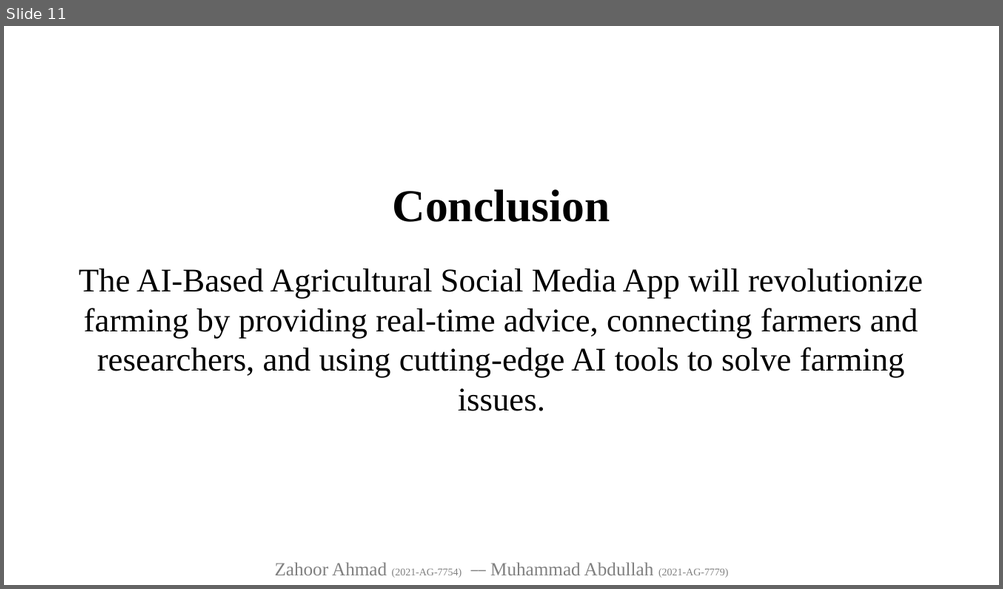
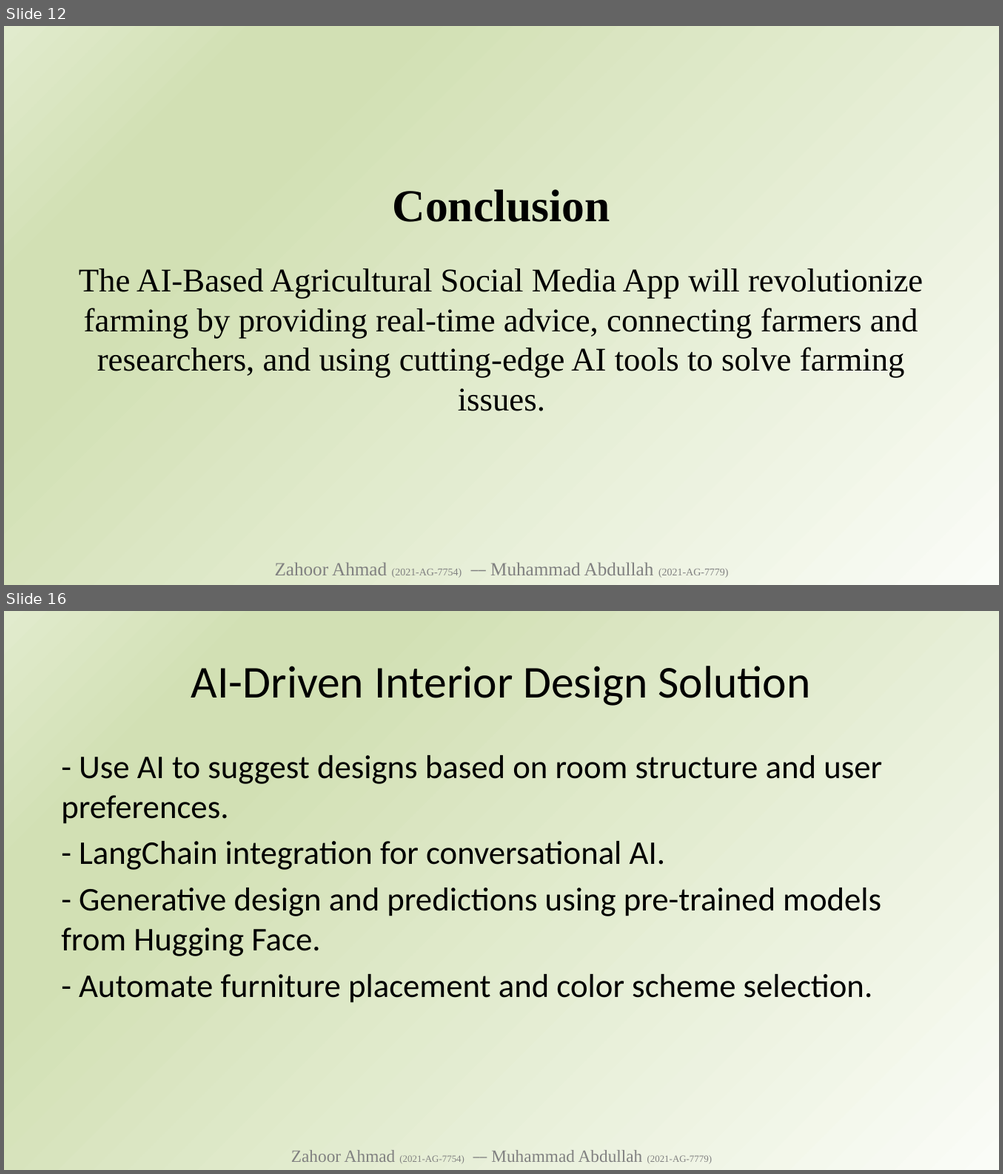
Before and after one commit to zahooronly/FYP, a slide deck: FYP AI Based Agricultural Social Media App Zahoor - Abdullah.pptx. Shown one above the other, each under a label of ours: slide 11 before the commit, slides 12 and 16 after it; the slides between them are not shown. The pictures are 1003x589 and 1003x1174 pixels, drawn with LibreOffice and Linux fonts; fonts in the diff are those of the drawing. Boxes give left, top, right and bottom in pixels: in the first picture for what was removed or moved away, otherwise in the second. Text is boxed around its words. In the diff, an @@ line names an element or a change of style, - is before the commit and + after.

```diff
--- a/FYP AI Based Agricultural Social Media App Zahoor - Abdullah.pptx
+++ b/FYP AI Based Agricultural Social Media App Zahoor - Abdullah.pptx
@@ slide 16 added at (4, 611, 999, 1170), background gradient #FAFCF7 to #D2E0B4 to #E1EBCD @@
@@ title added at (191, 666, 810, 706), 44 pt, text #000000 @@
+AI-Driven Interior Design Solution
@@ text added at (61, 755, 882, 1003), 32 pt, text #000000 @@
+- Use AI to suggest designs based on room structure and user preferences.
+- LangChain integration for conversational AI.
+- Generative design and predictions using pre-trained models from Hugging Face.
+- Automate furniture placement and color scheme selection.
@@ text added at (291, 1150, 712, 1165), 16.6 pt, text #808080 @@
+Zahoor Ahmad (2021-AG-7754) ⎯⎯ Muhammad Abdullah (2021-AG-7779)
@@ what was slide 11 is now slide 12 @@
@@ slide 12 changed as well @@
@@ background #FFFFFF to gradient #FAFCF7 to #D2E0B4 to #E1EBCD @@
```
Also in this commit, not shown: 10 other slides changed, 11 other slides added, 1 other file.
